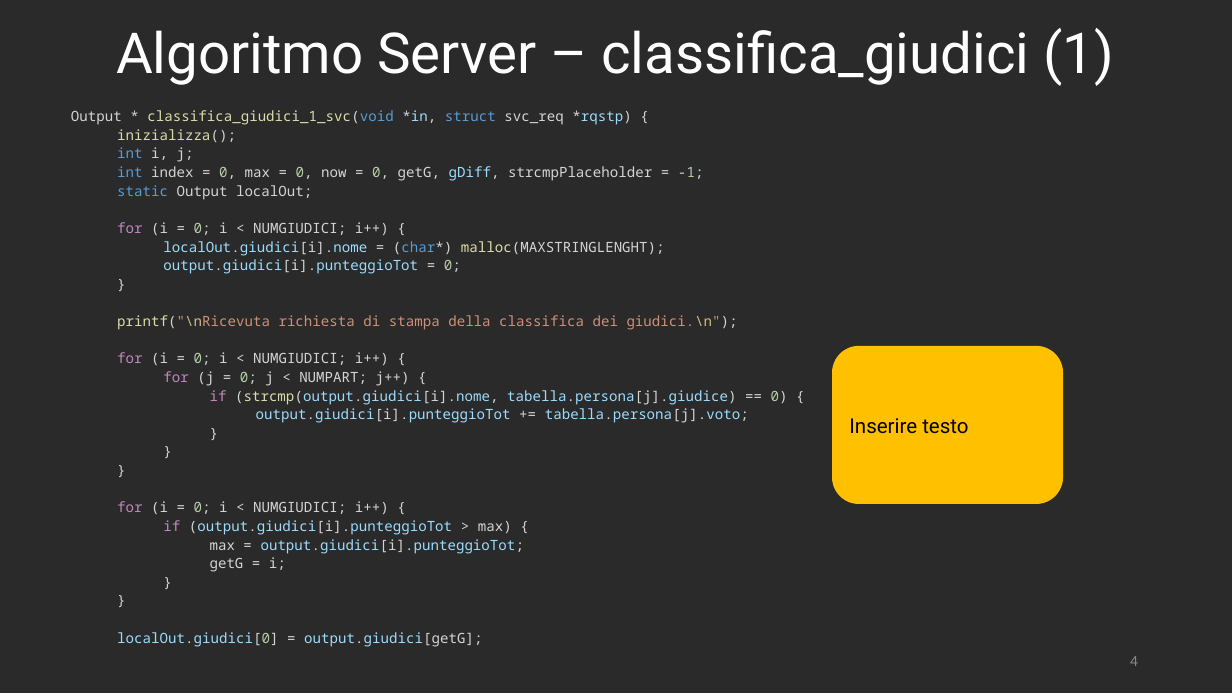
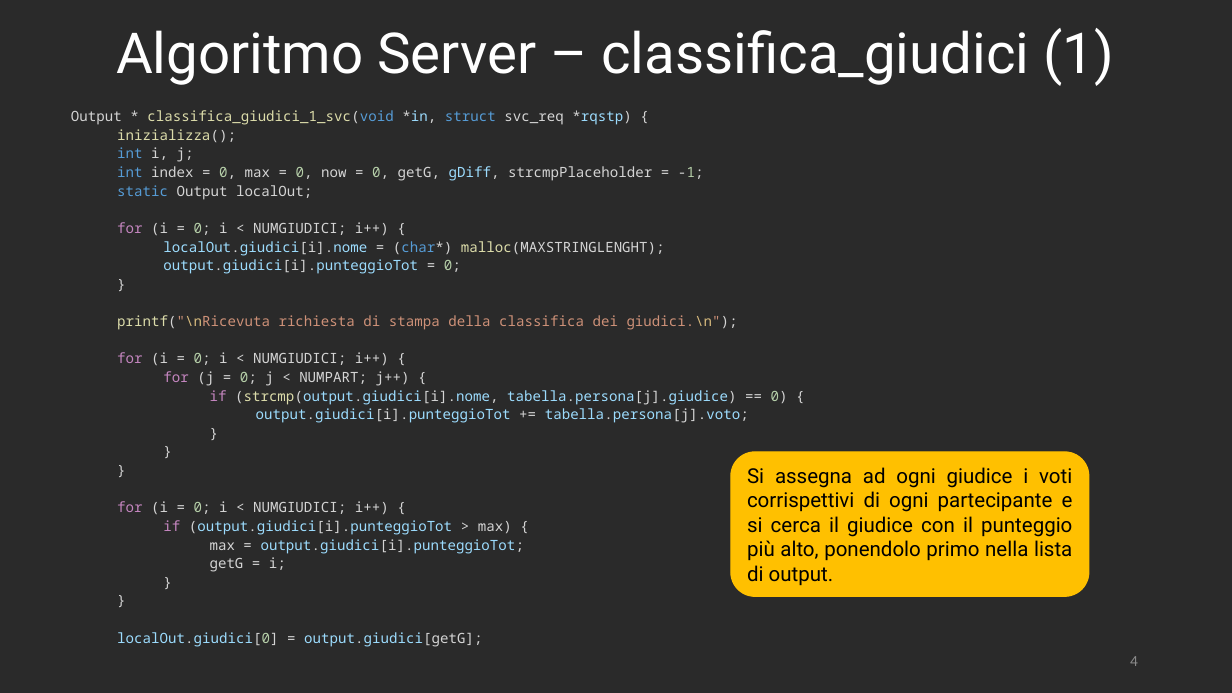
Before and after one commit to RetiCalc-Unibo/progetto9, a slide deck: slide 4 of Presentazione.pptx. Drawn at 1232x693 pixels with LibreOffice and Linux fonts; fonts in the diff are those of the drawing. Boxes give left, top, right and bottom in pixels: in the first picture for what was removed or moved away, otherwise in the second. Text is boxed around its words. In the diff, an @@ line names an element or a change of style, - is before the commit and + after.

```diff
--- a/Presentazione.pptx
+++ b/Presentazione.pptx
@@ rounded rectangle "Si assegna ad ogni giudice ...": place and size @@
-rounded rectangle "Si assegna ad ogni giudice ..." at [833, 347, 1063, 504]
+rounded rectangle "Si assegna ad ogni giudice ..." at [731, 452, 1089, 596]
@@ text in rounded rectangle at [747, 467, 1073, 586]: text changed @@
-Inserire testo
+Si assegna ad ogni giudice i voti corrispettivi di ogni partecipante e si cerca il giudice con il punteggio più alto, ponendolo primo nella lista di output.
```
Also in this commit, not shown: 2 other files.
